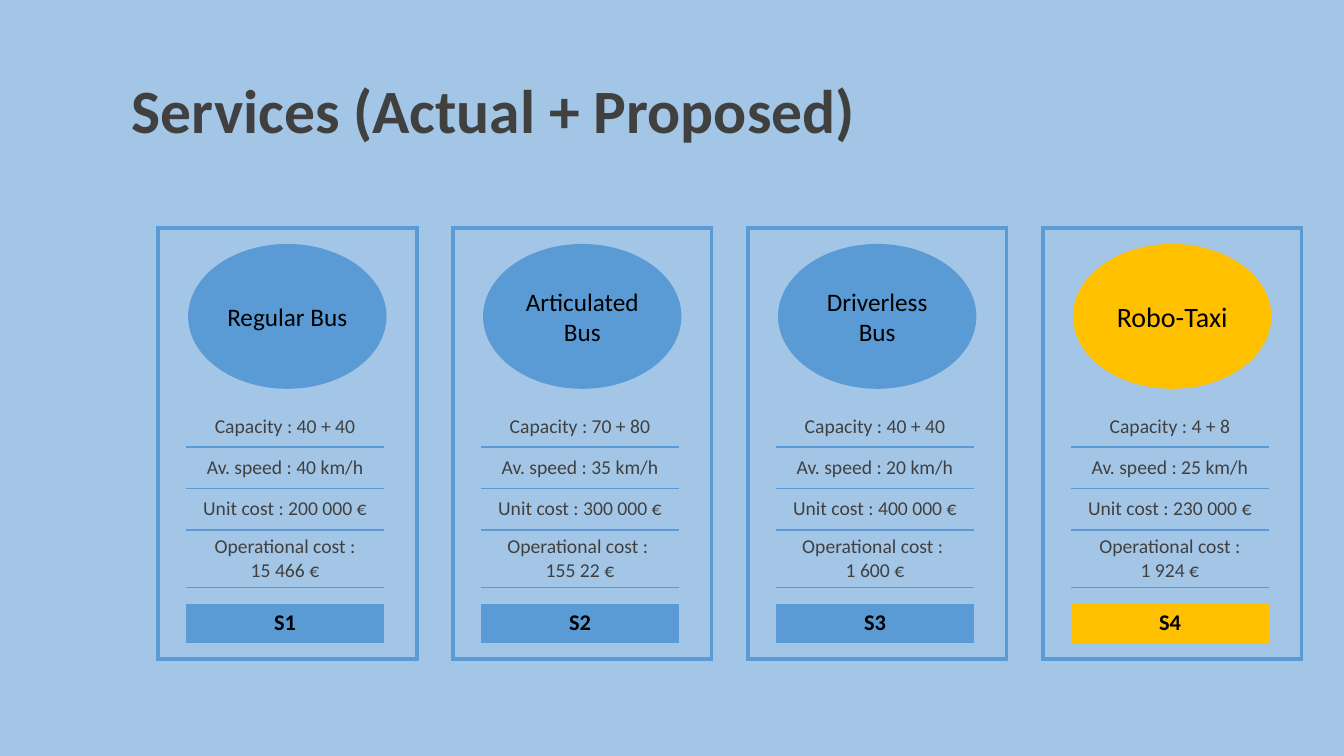
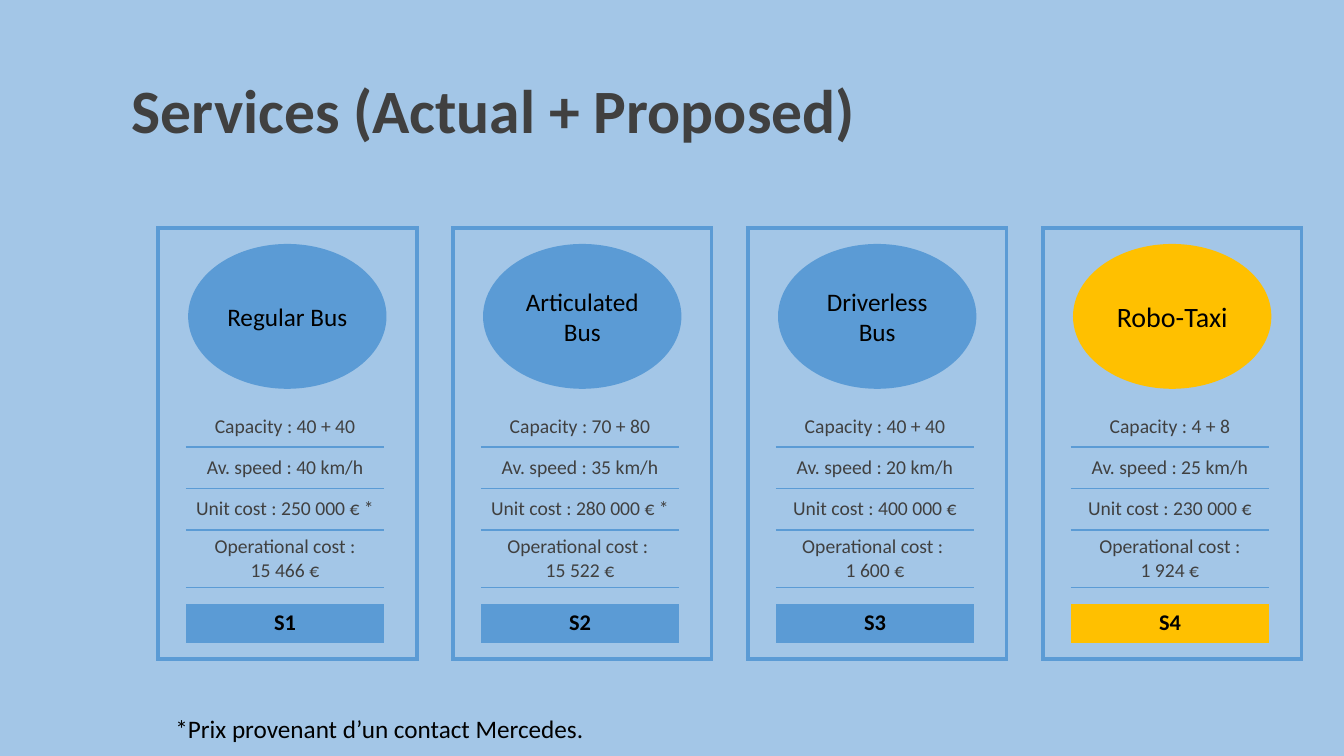
Before and after one commit to natedx/IEcongestion_team3, a slide deck: slide 3 of Presentation_mi_projet.pptx. Drawn at 1344x756 pixels with LibreOffice and Linux fonts; fonts in the diff are those of the drawing; background and template pictures are left out. Boxes give left, top, right and bottom in pixels: in the first picture for what was removed or moved away, otherwise in the second. Text is boxed around its words. In the diff, an @@ line names an element or a change of style, - is before the commit and + after.

```diff
--- a/Presentation_mi_projet.pptx
+++ b/Presentation_mi_projet.pptx
@@ table at (158,228,417,658) @@
-row 4, column 2: Unit cost : 200 000 €
+row 4, column 2: Unit cost : 250 000 € *
@@ table at (453,228,712,658) @@
-row 4, column 2: Unit cost : 300 000 €
+row 4, column 2: Unit cost : 280 000 € *
-row 5, column 2: Operational cost : / 155 22 €
+row 5, column 2: Operational cost : / 15 522 €
@@ text added at (175,720,584,742), 18 pt, text #000000 @@
+*Prix provenant d’un contact Mercedes.
```
Also in this commit, not shown: 2 slides added, 2 slides removed, 1 other file.
